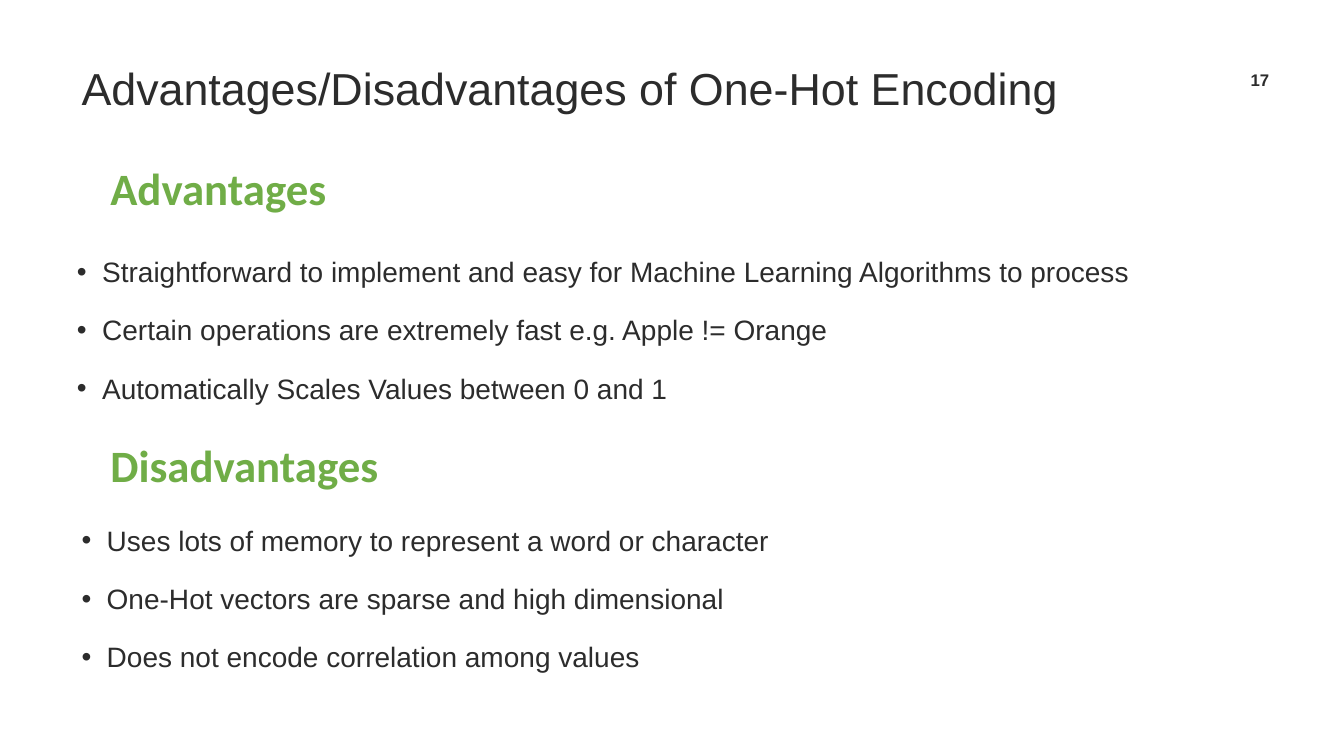
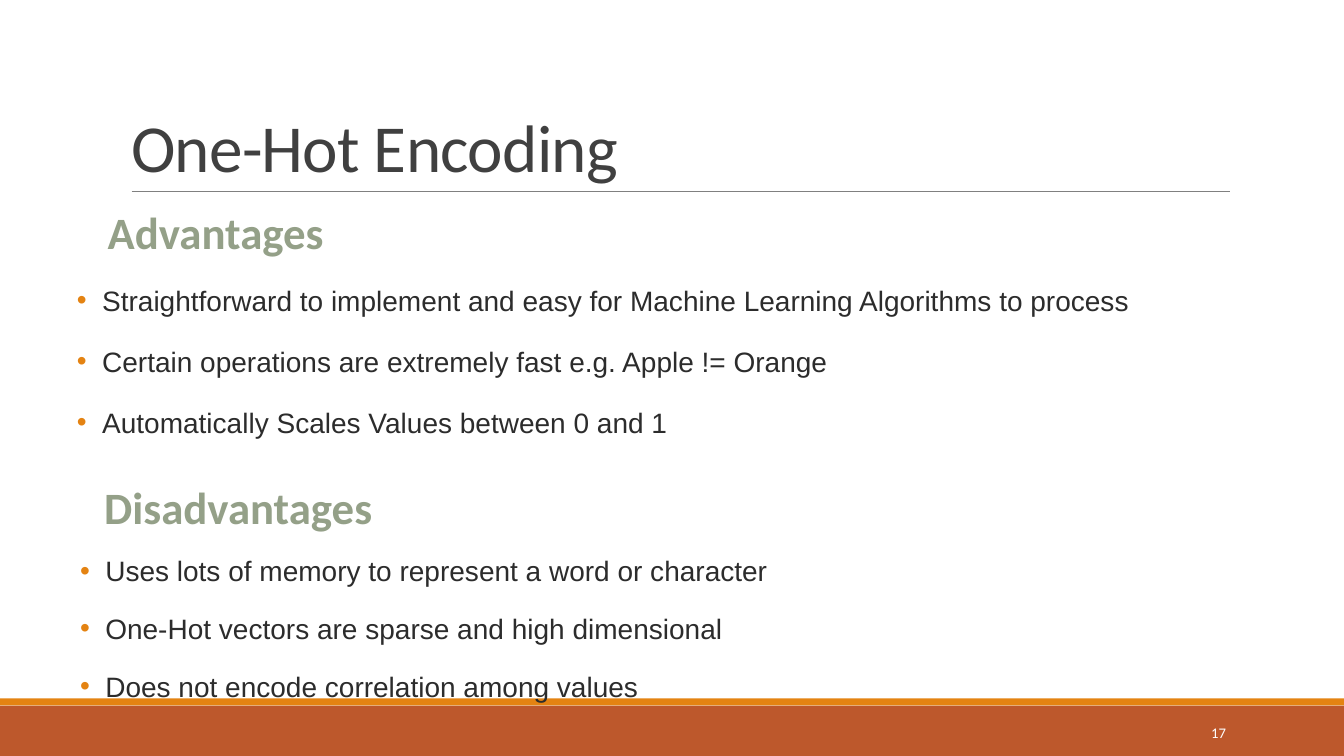
Before and after one commit to TrainingByPackt/Natural-Language-Processing-Fundamentals, a slide deck: slide 17 of Lesson-7-VectorRepresentations/Lesson 7.pptx. Drawn at 1344x756 pixels with LibreOffice and Linux fonts; fonts in the diff are those of the drawing; background and template pictures are left out. Boxes give left, top, right and bottom in pixels: in the first picture for what was removed or moved away, otherwise in the second. Text is boxed around its words. In the diff, an @@ line names an element or a change of style, - is before the commit and + after.

```diff
--- a/Lesson-7-VectorRepresentations/Lesson 7.pptx
+++ b/Lesson-7-VectorRepresentations/Lesson 7.pptx
@@ title "One-Hot Encoding" at <box>131,125,618,184</box>: vertical alignment middle to bottom @@
@@ title at <box>131,125,618,184</box>: text changed; size 32 to 48 pt; font Arial to Calibri; text colour #2C2C2C to #404040 @@
-Advantages/Disadvantages of One-Hot Encoding
+One-Hot Encoding
@@ text "Advantages" at <box>108,217,324,257</box>: text colour #70AD47 to #94A088 @@
@@ text "Advantages": place and size @@
-text "Advantages" at <box>110,173,326,213</box>
+text "Advantages" at <box>108,217,324,257</box>
@@ line added from (132, 192) to (1231, 192), #808080 0.5 pt @@
@@ text "Straightforward to implement and easy ...": place and size @@
-text "Straightforward to implement and easy ..." at <box>102,261,1128,404</box>
+text "Straightforward to implement and easy ..." at <box>102,290,1128,438</box>
@@ text "Straightforward to implement and easy ..." at <box>102,290,1128,438</box>: more space between paragraphs @@
@@ text "Disadvantages": place and size @@
-text "Disadvantages" at <box>110,450,378,490</box>
+text "Disadvantages" at <box>104,492,372,532</box>
@@ text "Disadvantages" at <box>104,492,372,532</box>: text colour #70AD47 to #94A088 @@
@@ text "Uses lots of memory to ...": place and size @@
-text "Uses lots of memory to ..." at <box>107,530,769,673</box>
+text "Uses lots of memory to ..." at <box>105,560,767,702</box>
@@ text "Uses lots of memory to ..." at <box>105,560,767,702</box>: line spacing 1.4 to 1.3; more space between paragraphs @@
@@ rectangle added at <box>0,706,1344,756</box>, fill #BD582C @@
@@ rectangle added at <box>0,699,1344,706</box>, fill #E48312 @@
@@ page number: place and size @@
-page number at <box>1251,74,1270,86</box>
+page number at <box>1211,728,1226,738</box>
@@ page number at <box>1211,728,1226,738</box>: size 12 to 10.5 pt, font Arial to Calibri, text colour #2C2C2C to #FFFFFF, bold off; alignment centre to right @@
```
Also in this commit, not shown: 23 other slides changed, 5 slides added, 3 other files.
